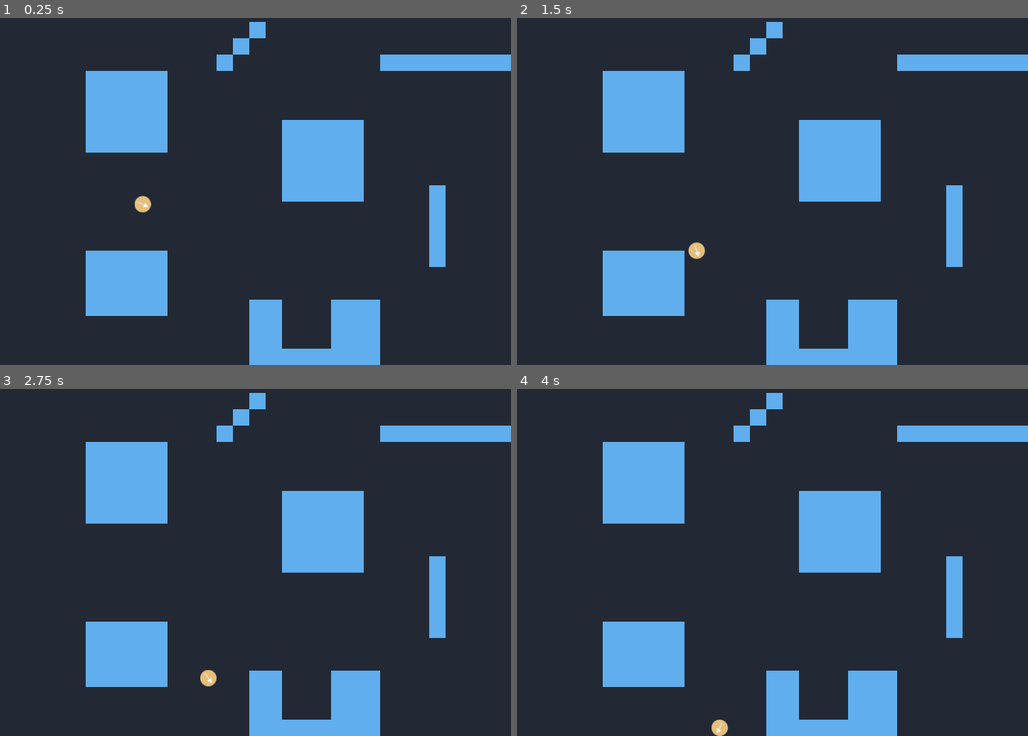
Above: before the commit, frames 1-4 (two rows, left to right).
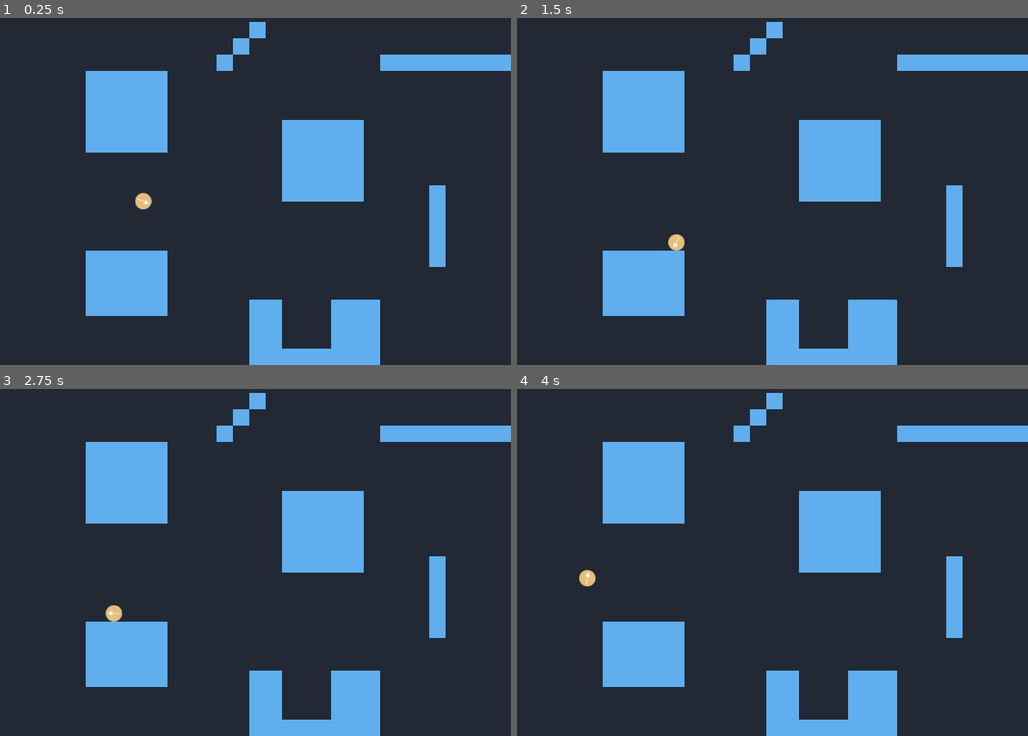
Above: after the commit, the same moments.

Repository: OscarPindaro/CellularAutomata
Game: Godot game, scene res://MainScene.tscn
The game is run twice, just before and just after one commit, with the same random seed, the same clock (stepped at 60 frames per second) and the same inputs.
Inputs:
- Up to frame 1 (0.25 s): no input
- Up to frame 2 (1.5 s): no input
- Up to frame 3 (2.75 s): no input
- Up to frame 4 (4 s): no input

The runs differ from the first frame. In frame 1, 0.1% of the frame differs, in the area x 26-30%, y 50-57%; in frame 2, 0.3%; in frame 3, 0.3%, in the area x 20-43%, y 62-86%; in frame 4, 0.3%.

Commit message:
added code that computes raycasting

Diff:
--- a/MainScene.tscn
+++ b/MainScene.tscn
@@ -46,7 +46,7 @@
 
 [node name="MainScene" type="Node2D"]
 
-[node name="TileMap" type="TileMap" parent="."]
+[node name="Map" type="TileMap" parent="."]
 tile_set = SubResource( 2 )
 cell_size = Vector2( 32, 32 )
 show_collision = true
--- a/scenes/agents/Cell.gd
+++ b/scenes/agents/Cell.gd
@@ -1,7 +1,9 @@
 extends KinematicBody2D
 
-var speed = 100
-var currVelocity = Vector2(1,0) *speed
+const SPEED = 100
+const OMEGA = 5 #rad/s
+var currVelocity = Vector2(1,0) *SPEED
+var currOmega = 0;
 var rng = RandomNumberGenerator.new()
 var arrowSprite : Sprite
 
@@ -13,9 +15,25 @@
 
 
 func _process(delta):
-	if rng.randf_range(0, 1)<  0.05:
-		var degrees = rng.randf_range(-PI/4, PI/4)
-		currVelocity = currVelocity.normalized().rotated(degrees)*speed
+	var spaceState = get_world_2d().direct_space_state
+	var velDirVector = currVelocity.normalized()*32*4
+	var direction = Vector2(velDirVector.x, velDirVector.y);
+	var result = spaceState.intersect_ray(position, position+direction, [self], collision_mask)
+	if result:
+		if (typeof(result.collider) == TYPE_OBJECT):
+			print(result.collider.get_class())
+			print(result.collider.name)
+
+	var realization = rng.randf_range(0, 1);
+	if realization <  0.1:
+		currOmega = -OMEGA
+	elif realization >  0.7:
+		currOmega = OMEGA
+	else:
+		currOmega = 0
+
+
+	currVelocity = currVelocity.normalized().rotated(currOmega*delta)*SPEED
 	move_and_slide(currVelocity)
 	allineSpriteToVector(currVelocity)
 	if(get_slide_count() > 0):
